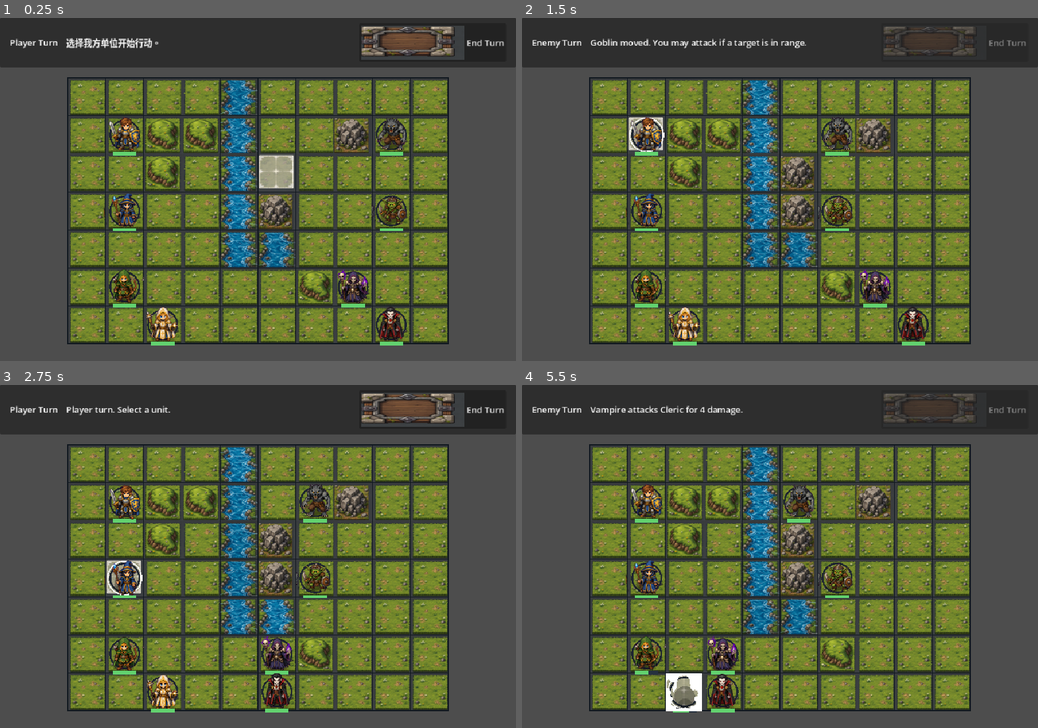
Above: before the commit, frames 1-4 (two rows, left to right).
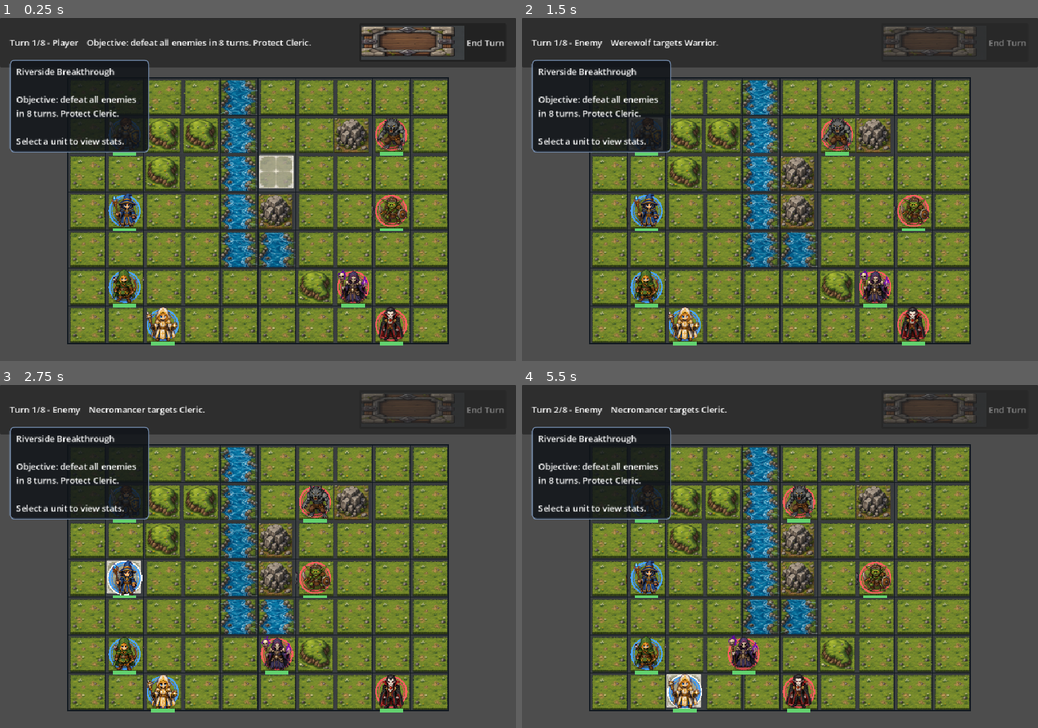
Above: after the commit, the same moments.

Repository: playmaker486/godotDemos
Game: Godot game, scene res://scenes/main.tscn
Two runs of this game, one before a commit and one after it. Both use one fixed random seed, a clock stepped at 60 frames per second and the inputs below.
Inputs (mouse positions are in pixels of both pictures, inside the frame that each line leads up to):
- Up to frame 1 (0.25 s): no input
- Up to frame 2 (1.5 s): click "End Turn" at 0.5 s; move the mouse to (645, 134) at 1.27 s; click (645, 134) at 1.42 s
- Up to frame 3 (2.75 s): move the mouse to (123, 577) at 2.02 s; click (123, 577) at 2.17 s
- Up to frame 4 (5.5 s): click (955, 409) at 2.75 s, where only the run before the commit has a clickable "End Turn"; click (965, 409) at 3.5 s, where only the run after the commit has a clickable "End Turn"; move the mouse to (645, 652) at 4.27 s; click (645, 652) at 4.42 s; move the mouse to (687, 690) at 5.02 s; click (687, 690) at 5.17 s

The runs differ from the first frame. In frame 1, 8.4% of the frame differs, in the area x 1-79%, y 5-95%; in frame 2, 9.1%; in frame 3, 10%; in frame 4, 11%, in the area x 1-72%, y 6-96%.

Commit message:
Expand battle UI and mission tracking

Diff:
--- a/scripts/game.gd
+++ b/scripts/game.gd
@@ -24,6 +24,19 @@
 const UI_TOP_RESERVED := 80.0
 const MIN_CAMERA_ZOOM := 0.65
 const MAX_CAMERA_ZOOM := 1.8
+const MAX_TURNS := 8
+const PROTECTED_UNIT_NAME := "Cleric"
+const LEVEL_NAME := "Riverside Breakthrough"
+const DEFAULT_UNIT_DATA := [
+	{"name": "Warrior", "team": "player", "grid_position": Vector2i(1, 1), "max_hp": 16, "attack_power": 5, "move_range": 3},
+	{"name": "Mage", "team": "player", "grid_position": Vector2i(1, 3), "max_hp": 9, "attack_power": 6, "move_range": 3, "attack_range": 2},
+	{"name": "Ranger", "team": "player", "grid_position": Vector2i(1, 5), "max_hp": 11, "attack_power": 4, "move_range": 4, "attack_range": 2},
+	{"name": "Cleric", "team": "player", "grid_position": Vector2i(2, 6), "max_hp": 12, "attack_power": 3, "move_range": 3},
+	{"name": "Werewolf", "team": "enemy", "grid_position": Vector2i(8, 1), "max_hp": 14, "attack_power": 5, "move_range": 4},
+	{"name": "Goblin", "team": "enemy", "grid_position": Vector2i(8, 3), "max_hp": 9, "attack_power": 3, "move_range": 3},
+	{"name": "Necromancer", "team": "enemy", "grid_position": Vector2i(7, 5), "max_hp": 10, "attack_power": 5, "move_range": 2, "attack_range": 2},
+	{"name": "Vampire", "team": "enemy", "grid_position": Vector2i(8, 6), "max_hp": 13, "attack_power": 4, "move_range": 3},
+]
 
 # 各职业技能参数。
 const SKILL_COOLDOWNS := {
@@ -64,6 +77,7 @@
 @onready var defend_button: Button = %DefendButton
 @onready var skill_button: Button = %SkillButton
 @onready var cancel_button: Button = %CancelButton
+@onready var ui_root: CanvasLayer = $UI
 
 # 负责显示战场的 2D 相机。
 # 窗口大小变化时会自动调整 zoom，让整张棋盘尽量完整显示。
@@ -71,6 +85,14 @@
 
 # 当前战斗阶段，默认从玩家回合开始。
 var phase := Phase.PLAYER_TURN
+var current_turn := 1
+var battle_result_reason := ""
+var defeated_unit_names: Array[String] = []
+var unit_info_panel: PanelContainer
+var unit_info_label: Label
+var result_panel: PanelContainer
+var result_label: Label
+var effect_root: Node2D
 
 # 当前被玩家选中的单位。没有选中任何单位时为 null。
 var selected_unit: BattleUnit
@@ -102,9 +124,13 @@
 	cancel_button.pressed.connect(_on_cancel_button_pressed)
 	get_viewport().size_changed.connect(_fit_camera_to_viewport)
 	_style_end_turn_button()
+	_build_battle_ui()
+	_build_effect_layer()
 	_spawn_default_units()
 	_show_info("选择我方单位开始行动。")
 	_update_ui()
+	_show_info(_mission_brief())
+	_show_unit_info(null)
 	_fit_camera_to_viewport.call_deferred()
 
 
@@ -133,18 +159,7 @@
 # 生成一组演示用单位。
 # 后续做关卡系统时，可以把这份数据改成从关卡资源、JSON 或 TileMap 标记里读取。
 func _spawn_default_units() -> void:
-	var unit_data := [
-		{"name": "Warrior", "team": "player", "grid_position": Vector2i(1, 1), "max_hp": 16, "attack_power": 5, "move_range": 3},
-		{"name": "Mage", "team": "player", "grid_position": Vector2i(1, 3), "max_hp": 9, "attack_power": 6, "move_range": 3, "attack_range": 2},
-		{"name": "Ranger", "team": "player", "grid_position": Vector2i(1, 5), "max_hp": 11, "attack_power": 4, "move_range": 4, "attack_range": 2},
-		{"name": "Cleric", "team": "player", "grid_position": Vector2i(2, 6), "max_hp": 12, "attack_power": 3, "move_range": 3},
-		{"name": "Werewolf", "team": "enemy", "grid_position": Vector2i(8, 1), "max_hp": 14, "attack_power": 5, "move_range": 4},
-		{"name": "Goblin", "team": "enemy", "grid_position": Vector2i(8, 3), "max_hp": 9, "attack_power": 3, "move_range": 3},
-		{"name": "Necromancer", "team": "enemy", "grid_position": Vector2i(7, 5), "max_hp": 10, "attack_power": 5, "move_range": 2, "attack_range": 2},
-		{"name": "Vampire", "team": "enemy", "grid_position": Vector2i(8, 6), "max_hp": 13, "attack_power": 4, "move_range": 3},
-	]
-
-	for data in unit_data:
+	for data in DEFAULT_UNIT_DATA:
 		var unit := UNIT_SCENE.instantiate() as BattleUnit
 		units_root.add_child(unit)
 		unit.setup(data, board.cell_size)
@@ -157,6 +172,69 @@
 func _style_end_turn_button() -> void:
 	end_turn_button.icon = END_TURN_BUTTON_TEXTURE
 	end_turn_button.custom_minimum_size = Vector2(170.0, 48.0)
+
+
+func _build_battle_ui() -> void:
+	unit_info_panel = PanelContainer.new()
+	unit_info_panel.name = "UnitInfoPanel"
+	unit_info_panel.custom_minimum_size = Vector2(260.0, 160.0)
+	unit_info_panel.offset_left = 18.0
+	unit_info_panel.offset_top = 78.0
+	unit_info_panel.offset_right = 278.0
+	unit_info_panel.offset_bottom = 238.0
+	var info_style := StyleBoxFlat.new()
+	info_style.bg_color = Color(0.06, 0.075, 0.095, 0.84)
+	info_style.border_color = Color(0.48, 0.58, 0.72, 0.92)
+	info_style.set_border_width_all(2)
+	info_style.set_corner_radius_all(8)
+	unit_info_panel.add_theme_stylebox_override("panel", info_style)
+	ui_root.add_child(unit_info_panel)
+
+	var info_margin := MarginContainer.new()
+	info_margin.add_theme_constant_override("margin_left", 10)
+	info_margin.add_theme_constant_override("margin_top", 8)
+	info_margin.add_theme_constant_override("margin_right", 10)
+	info_margin.add_theme_constant_override("margin_bottom", 8)
+	unit_info_panel.add_child(info_margin)
+
+	unit_info_label = Label.new()
+	unit_info_label.autowrap_mode = TextServer.AUTOWRAP_WORD_SMART
+	unit_info_label.text = ""
+	info_margin.add_child(unit_info_label)
+
+	result_panel = PanelContainer.new()
+	result_panel.name = "ResultPanel"
+	result_panel.visible = false
+	result_panel.custom_minimum_size = Vector2(420.0, 210.0)
+	result_panel.offset_left = 250.0
+	result_panel.offset_top = 180.0
+	result_panel.offset_right = 670.0
+	result_panel.offset_bottom = 390.0
+	var result_style := StyleBoxFlat.new()
+	result_style.bg_color = Color(0.04, 0.045, 0.055, 0.92)
+	result_style.border_color = Color(0.86, 0.68, 0.32, 1.0)
+	result_style.set_border_width_all(3)
+	result_style.set_corner_radius_all(8)
+	result_panel.add_theme_stylebox_override("panel", result_style)
+	ui_root.add_child(result_panel)
+
+	var result_margin := MarginContainer.new()
+	result_margin.add_theme_constant_override("margin_left", 18)
+	result_margin.add_theme_constant_override("margin_top", 14)
+	result_margin.add_theme_constant_override("margin_right", 18)
+	result_margin.add_theme_constant_override("margin_bottom", 14)
+	result_panel.add_child(result_margin)
+
+	result_label = Label.new()
+	result_label.autowrap_mode = TextServer.AUTOWRAP_WORD_SMART
+	result_label.text = ""
+	result_margin.add_child(result_label)
+
+
+func _build_effect_layer() -> void:
+	effect_root = Node2D.new()
+	effect_root.name = "EffectLayer"
+	board.add_child(effect_root)
 
 
 # 根据窗口大小调整相机缩放。
@@ -198,8 +276,17 @@
 		skill_button.disabled = false
 		skill_button.text = "技能"
 
+	if skill_key == "":
+		skill_button.text = "Skill"
+	elif unit.skill_cooldown_remaining > 0:
+		skill_button.text = "CD %d" % unit.skill_cooldown_remaining
+	else:
+		skill_button.text = skill_name
+
 	action_menu.visible = true
 	_position_action_menu(unit)
+	_show_info.call_deferred(_unit_summary(unit))
+	_show_unit_info(unit)
 
 
 # 把操作菜单放在单位附近，并限制在窗口范围内。
@@ -253,6 +340,7 @@
 		return
 	action_mode = ActionMode.SKILL
 	action_menu.visible = false
+	_show_info("%s: %s" % [_skill_name(selected_unit), _skill_preview_text(selected_unit)])
 	await _execute_skill(selected_unit)
 	_refresh_selection_after_action()
 
@@ -364,9 +452,11 @@
 	for target in targets:
 		await target.play_hit_animation()
 		var defeated := target.take_damage(damage)
+		_show_float_at_unit(target, "-%d" % target.last_damage_taken, Color("#ff6961"))
 		if defeated:
 			await target.play_defeat_animation()
 			await target.play_death_animation()
+			defeated_unit_names.append(target.unit_name)
 			units.erase(target)
 			target.queue_free()
 
@@ -376,7 +466,9 @@
 	var targets := _units_in_cells(cells, caster.team)
 	for target in targets:
 		var heal_amount := maxi(1, ceili(float(target.max_hp) / 3.0))
-		target.heal(heal_amount)
+		var healed := target.heal(heal_amount)
+		if healed > 0:
+			_show_float_at_unit(target, "+%d" % healed, Color("#6cff9a"))
 		await _play_heal_animation(target)
 
 
@@ -454,6 +546,7 @@
 
 # 防守特效。
 func _play_defend_animation(unit: BattleUnit) -> void:
+	_show_float_at_unit(unit, "Guard", Color("#85a9ff"))
 	var tween := create_tween()
 	tween.tween_property(unit.sprite, "modulate", Color(0.55, 0.72, 1.0, 1.0), 0.1)
 	tween.parallel().tween_property(unit.sprite, "scale", Vector2(0.92, 1.08), 0.1)
@@ -471,16 +564,20 @@
 	if unit.team == "player":
 		if unit.has_acted:
 			_show_info("%s has already acted." % unit.unit_name)
+			_show_unit_info(unit)
 			return
 		_select_unit(unit)
 		return
 
 	if selected_unit != null and action_mode == ActionMode.ATTACK and attackable_cells.has(unit.grid_position):
+		_show_info(_preview_attack_result(selected_unit, unit))
+		_show_unit_info(unit)
 		await _attack(selected_unit, unit)
 		_refresh_selection_after_action()
 		return
 
 	if unit.team == "enemy":
+		_show_unit_info(unit)
 		_inspect_enemy_movement(unit)
 
 
@@ -502,6 +599,7 @@
 # 这不会消耗行动，也不会选中敌人。
 func _inspect_enemy_movement(unit: BattleUnit) -> void:
 	_clear_selection()
+	_show_unit_info(unit)
 	reachable_cells = _find_reachable_cells(unit, false)
 	attackable_cells.clear()
 	board.set_highlights(reachable_cells, attackable_cells)
@@ -519,6 +617,7 @@
 	attackable_cells.clear()
 	board.clear_highlights()
 	action_menu.visible = false
+	_show_unit_info(null)
 
 
 # 单位移动或攻击后刷新选择状态。
@@ -538,35 +637,40 @@
 
 # 把单位移动到目标格子，并播放一个很短的 Tween 动画。
 # 参数 unit 是要移动的单位；target_cell 是目标格子坐标。
-func _move_unit(unit: BattleUnit, target_cell: Vector2i) -> void:
+func _move_unit(unit: BattleUnit, target_cell: Vector2i, show_player_prompt := true) -> void:
 	unit.grid_position = target_cell
 	unit.has_moved = true
 	unit.play_move_animation(0.18)
 	var tween := create_tween()
 	tween.tween_property(unit, "position", Vector2(target_cell) * board.cell_size + Vector2(board.cell_size, board.cell_size) * 0.5, 0.18).set_trans(Tween.TRANS_SINE)
 	await tween.finished
-	attackable_cells = _find_attack_cells(unit.grid_position, unit.attack_range, true)
-	board.set_highlights([], attackable_cells)
-	_show_info("%s moved. You may attack if a target is in range." % unit.unit_name)
+	if show_player_prompt:
+		attackable_cells = _find_attack_cells(unit.grid_position, unit.attack_range, true)
+		board.set_highlights([], attackable_cells)
+		_show_info("%s moved. %s" % [unit.unit_name, _attack_preview_text(unit)])
 
 
 # 执行一次普通攻击。
 # 参数 attacker 是攻击者；defender 是受击者。
 # 当前规则：攻击后攻击者本回合行动结束；目标血量为 0 时从战场移除。
-func _attack(attacker: BattleUnit, defender: BattleUnit) -> void:
+func _attack(attacker: BattleUnit, defender: BattleUnit) -> int:
 	await attacker.play_attack_animation(defender.position)
 	var defender_defeated := defender.take_damage(attacker.attack_power)
 	attacker.has_acted = true
+	var damage_dealt := defender.last_damage_taken
+	_show_float_at_unit(defender, "-%d" % damage_dealt, Color("#ff6961"))
 	_show_info("%s attacks %s for %d damage." % [attacker.unit_name, defender.unit_name, attacker.attack_power])
 
 	if defender_defeated:
 		await defender.play_hit_animation()
 		await defender.play_defeat_animation()
 		await defender.play_death_animation()
+		defeated_unit_names.append(defender.unit_name)
 		units.erase(defender)
 		defender.queue_free()
 	else:
 		await defender.play_hit_animation()
+	return damage_dealt
 
 
 # 玩家点击“End Turn”按钮时调用。
@@ -594,22 +698,26 @@
 		if phase != Phase.ENEMY_TURN:
 			return
 
-		var target := _nearest_unit(enemy.grid_position, "player")
+		var target := _choose_enemy_target(enemy)
 		if target == null:
 			break
+		_show_info("%s targets %s." % [enemy.unit_name, target.unit_name])
+		await get_tree().create_timer(0.2).timeout
 
 		if _distance(enemy.grid_position, target.grid_position) <= enemy.attack_range:
-			await _attack(enemy, target)
+			var damage := await _attack(enemy, target)
+			await _after_enemy_attack(enemy, damage)
 			_check_battle_end()
 			await get_tree().create_timer(0.25).timeout
 			continue
 
 		var next_cell := _best_enemy_move(enemy, target.grid_position)
 		if next_cell != enemy.grid_position:
-			await _move_unit(enemy, next_cell)
+			await _move_unit(enemy, next_cell, false)
 
 		if is_instance_valid(target) and _distance(enemy.grid_position, target.grid_position) <= enemy.attack_range:
-			await _attack(enemy, target)
+			var damage := await _attack(enemy, target)
+			await _after_enemy_attack(enemy, damage)
 
 		_check_battle_end()
 		await get_tree().create_timer(0.25).timeout
@@ -618,12 +726,20 @@
 # 开始新的玩家回合。
 # 重置所有玩家单位的移动和行动状态，然后刷新 UI。
 func _start_player_turn() -> void:
+	current_turn += 1
 	for unit in units:
 		if unit.team == "player":
 			unit.tick_skill_cooldown()
 			unit.reset_turn()
 	phase = Phase.PLAYER_TURN
-	_show_info("Player turn. Select a unit.")
+	if current_turn > MAX_TURNS:
+		phase = Phase.DEFEAT
+		battle_result_reason = "Turn limit exceeded."
+		_clear_selection()
+		_show_info(_battle_summary())
+		_show_result_panel()
+	else:
+		_show_info("Player turn. %s" % _mission_brief())
 	_update_ui()
 
 
@@ -635,12 +751,22 @@
 
 	if enemy_count == 0:
 		phase = Phase.VICTORY
+		battle_result_reason = "All enemies defeated."
 		_clear_selection()
-		_show_info("Victory! All enemies are defeated.")
+		_show_info(_battle_summary())
+		_show_result_panel()
 	elif player_count == 0:
 		phase = Phase.DEFEAT
+		battle_result_reason = "All player units are down."
 		_clear_selection()
-		_show_info("Defeat. All player units are down.")
+		_show_info(_battle_summary())
+		_show_result_panel()
+	elif not _protected_unit_alive():
+		phase = Phase.DEFEAT
+		battle_result_reason = "%s was defeated." % PROTECTED_UNIT_NAME
+		_clear_selection()
+		_show_info(_battle_summary())
+		_show_result_panel()
 
 	_update_ui()
 
@@ -701,15 +827,64 @@
 func _best_enemy_move(enemy: BattleUnit, target_cell: Vector2i) -> Vector2i:
 	var candidates := _find_reachable_cells(enemy)
 	var best_cell := enemy.grid_position
-	var best_distance := _distance(enemy.grid_position, target_cell)
+	var best_score := 9999
+	var desired_range := enemy.attack_range
 
 	for cell in candidates:
 		var distance := _distance(cell, target_cell)
-		if distance < best_distance:
-			best_distance = distance
+		var score := absi(distance - desired_range)
+		if distance > enemy.attack_range:
+			score += distance
+		if enemy.unit_name.to_lower() == "necromancer" and distance <= 1:
+			score += 6
+		if score < best_score:
+			best_score = score
 			best_cell = cell
 
 	return best_cell
+
+
+func _choose_enemy_target(enemy: BattleUnit) -> BattleUnit:
+	var candidates: Array[BattleUnit] = []
+	for unit in units:
+		if unit.team == "player":
+			candidates.append(unit)
+	if candidates.is_empty():
+		return null
+
+	var enemy_key := enemy.unit_name.to_lower()
+	var best_target: BattleUnit = null
+	var best_score := 999999.0
+	for candidate in candidates:
+		var distance := float(_distance(enemy.grid_position, candidate.grid_position))
+		var hp_ratio := float(candidate.hp) / float(candidate.max_hp)
+		var score := distance * 10.0 + hp_ratio * 20.0
+		match enemy_key:
+			"goblin":
+				score = float(candidate.hp) * 4.0 + distance
+				if distance <= float(enemy.attack_range):
+					score -= 20.0
+			"werewolf":
+				score = distance * 7.0 + hp_ratio * 28.0
+			"necromancer":
+				score = distance * 6.0 + hp_ratio * 12.0
+				if candidate.unit_name == "Cleric" or candidate.unit_name == "Mage":
+					score -= 25.0
+			"vampire":
+				score = distance * 8.0 - float(candidate.hp)
+		if best_target == null or score < best_score:
+			best_target = candidate
+			best_score = score
+	return best_target
+
+
+func _after_enemy_attack(enemy: BattleUnit, damage_dealt: int) -> void:
+	if enemy.unit_name.to_lower() != "vampire" or damage_dealt <= 0 or not is_instance_valid(enemy):
+		return
+	var healed := enemy.heal(maxi(1, ceili(float(damage_dealt) * 0.5)))
+	if healed > 0:
+		_show_float_at_unit(enemy, "+%d" % healed, Color("#d274ff"))
+		await _play_heal_animation(enemy)
 
 
 # 查找距离 from_cell 最近的某个阵营单位。
@@ -747,14 +922,54 @@
 	info_label.text = text
 
 
+func _show_unit_info(unit: BattleUnit) -> void:
+	if unit_info_label == null:
+		return
+	if unit == null or not is_instance_valid(unit):
+		unit_info_label.text = "%s\n\n%s\n\nSelect a unit to view stats." % [LEVEL_NAME, _mission_brief()]
+		return
+	var skill_line := _skill_preview_text(unit) if _skill_key(unit) != "" else "No skill"
+	unit_info_label.text = "%s\n%s\n\nHP: %d / %d\nATK: %d   MOV: %d   RNG: %d\nStatus: %s\nSkill: %s" % [
+		"ALLY" if unit.team == "player" else "ENEMY",
+		unit.unit_name,
+		unit.hp,
+		unit.max_hp,
+		unit.attack_power,
+		unit.move_range,
+		unit.attack_range,
+		_unit_status(unit),
+		skill_line,
+	]
+
+
+func _show_result_panel() -> void:
+	if result_panel == null or result_label == null:
+		return
+	result_panel.visible = true
+	result_label.text = "%s\n\n%s\n\nGrade: %s\nTurns: %d / %d\nSurvivors: %d\nDefeated: %s" % [
+		"VICTORY" if phase == Phase.VICTORY else "DEFEAT",
+		battle_result_reason,
+		_result_grade(),
+		current_turn,
+		MAX_TURNS,
+		units.filter(func(unit: BattleUnit) -> bool: return unit.team == "player").size(),
+		"none" if defeated_unit_names.is_empty() else ", ".join(defeated_unit_names),
+	]
+
+
+func _hide_result_panel() -> void:
+	if result_panel != null:
+		result_panel.visible = false
+
+
 # 根据当前 phase 刷新回合文字和结束回合按钮状态。
 func _update_ui() -> void:
 	match phase:
 		Phase.PLAYER_TURN:
-			turn_label.text = "Player Turn"
+			turn_label.text = "Turn %d/%d - Player" % [current_turn, MAX_TURNS]
 			end_turn_button.disabled = false
 		Phase.ENEMY_TURN:
-			turn_label.text = "Enemy Turn"
+			turn_label.text = "Turn %d/%d - Enemy" % [current_turn, MAX_TURNS]
 			end_turn_button.disabled = true
 		Phase.VICTORY:
 			turn_label.text = "Victory"
@@ -762,3 +977,128 @@
 		Phase.DEFEAT:
 			turn_label.text = "Defeat"
 			end_turn_button.disabled = true
+
+
+func _mission_brief() -> String:
+	return "Objective: defeat all enemies in %d turns. Protect %s." % [MAX_TURNS, PROTECTED_UNIT_NAME]
+
+
+func _unit_summary(unit: BattleUnit) -> String:
+	var team_name := "Ally" if unit.team == "player" else "Enemy"
+	var skill_text := _skill_name(unit) if _skill_key(unit) != "" else "No skill"
+	return "%s %s | HP %d/%d | ATK %d | MOV %d | RNG %d | %s | %s" % [
+		team_name,
+		unit.unit_name,
+		unit.hp,
+		unit.max_hp,
+		unit.attack_power,
+		unit.move_range,
+		unit.attack_range,
+		skill_text,
+		_unit_status(unit),
+	]
+
+
+func _preview_attack_result(attacker: BattleUnit, defender: BattleUnit) -> String:
+	var damage := _preview_damage(attacker, defender)
+	var remaining := maxi(0, defender.hp - damage)
+	var kill_text := " Kill confirmed." if remaining == 0 else ""
+	return "%s -> %s | %d damage | HP %d -> %d.%s" % [
+		attacker.unit_name,
+		defender.unit_name,
+		damage,
+		defender.hp,
+		remaining,
+		kill_text,
+	]
+
+
+func _preview_damage(attacker: BattleUnit, defender: BattleUnit) -> int:
+	var damage := attacker.attack_power
+	if defender.is_defending:
+		damage = ceili(float(damage) * 0.5)
+	return maxi(1, damage)
+
+
+func _unit_status(unit: BattleUnit) -> String:
+	if unit.hp <= 0:
+		return "Down"
+	if unit.is_defending:
+		return "Guarding"
+	if unit.has_acted:
+		return "Acted"
+	if unit.has_moved:
+		return "Moved"
+	if unit.skill_cooldown_remaining > 0:
+		return "CD %d" % unit.skill_cooldown_remaining
+	return "Ready"
+
+
+func _attack_preview_text(unit: BattleUnit) -> String:
+	return "Damage %d, range %d. Choose a red target." % [unit.attack_power, unit.attack_range]
+
+
+func _skill_preview_text(unit: BattleUnit) -> String:
+	var key := _skill_key(unit)
+	match key:
+		"warrior":
+			return "3x3 sweep, %d damage, CD %d." % [maxi(1, roundi(float(unit.attack_power) * 1.2)), _skill_cooldown(unit)]
+		"mage":
+			return "front area, %d damage, CD %d." % [maxi(1, roundi(float(unit.attack_power) * 1.5)), _skill_cooldown(unit)]
+		"ranger":
+			return "line shot, %d damage, CD %d." % [maxi(1, roundi(float(unit.attack_power) * 1.2)), _skill_cooldown(unit)]
+		"cleric":
+			return "heal allies in 3x3, CD %d." % _skill_cooldown(unit)
+	return "No skill."
+
+
+func _protected_unit_alive() -> bool:
+	for unit in units:
+		if unit.team == "player" and unit.unit_name == PROTECTED_UNIT_NAME and unit.hp > 0:
+			return true
+	return false
+
+
+func _battle_summary() -> String:
+	var surviving_players := units.filter(func(unit: BattleUnit) -> bool: return unit.team == "player").size()
+	var defeated_text := "none" if defeated_unit_names.is_empty() else ", ".join(defeated_unit_names)
+	return "%s | Turns %d/%d | Survivors %d | Defeated: %s" % [
+		battle_result_reason,
+		current_turn,
+		MAX_TURNS,
+		surviving_players,
+		defeated_text,
+	]
+
+
+func _result_grade() -> String:
+	if phase != Phase.VICTORY:
+		return "C"
+	var player_losses := 0
+	for name in defeated_unit_names:
+		for data in DEFAULT_UNIT_DATA:
+			if String(data.get("name", "")) == name and String(data.get("team", "")) == "player":
+				player_losses += 1
+	if current_turn <= 6 and player_losses == 0:
+		return "S"
+	if player_losses == 0:
+		return "A"
+	return "B"
+
+
+func _show_float_at_unit(unit: BattleUnit, text: String, color: Color) -> void:
+	if not is_instance_valid(unit):
+		return
+	var label := Label.new()
+	label.text = text
+	label.modulate = color
+	label.position = unit.position + Vector2(-18.0, -44.0)
+	label.add_theme_font_size_override("font_size", 18)
+	if effect_root != null:
+		effect_root.add_child(label)
+	else:
+		board.add_child(label)
+	var tween := create_tween()
+	tween.tween_property(label, "position", label.position + Vector2(0.0, -24.0), 0.55)
+	tween.parallel().tween_property(label, "modulate", Color(color.r, color.g, color.b, 0.0), 0.55)
+	tween.tween_callback(Callable(label, "queue_free"))
--- a/scripts/unit.gd
+++ b/scripts/unit.gd
@@ -42,6 +42,7 @@
 # 当前生命值。
 # setup() 会把它初始化为 max_hp。
 var hp := max_hp
+var last_damage_taken := 0
 
 # 本回合是否已经移动过。
 # 用来防止单位在同一回合无限移动。
@@ -116,6 +117,7 @@
 	if is_defending:
 		final_amount = ceili(float(amount) * 0.5)
 		is_defending = false
+	last_damage_taken = final_amount
 	hp = max(hp - final_amount, 0)
 	queue_redraw()
 	return hp == 0
@@ -291,21 +293,32 @@
 # 现在角色本体已经改为 Sprite2D，这里只保留选中圈、悬停圈和血条。
 func _draw() -> void:
 	var radius := cell_size * 0.32
-	var ring_color := Color("#f4e38b") if is_selected else Color("#1f2630")
+	var team_color := Color("#4aa3ff") if team == "player" else Color("#ff5f5f")
+	var ring_color := Color("#f4e38b") if is_selected else team_color
 	if has_acted:
 		ring_color = ring_color.darkened(0.35)
 
 	draw_circle(Vector2(0.0, 8.0), radius * 0.85, Color(0.0, 0.0, 0.0, 0.28))
-	draw_arc(Vector2.ZERO, radius + 4.0, 0.0, TAU, 48, ring_color, 3.0)
+	draw_arc(Vector2.ZERO, radius + 1.0, 0.0, TAU, 48, team_color.darkened(0.15), 2.0)
+	draw_arc(Vector2.ZERO, radius + 5.0, 0.0, TAU, 48, ring_color, 3.0)
 
 	if is_hovered:
 		draw_arc(Vector2.ZERO, radius + 8.0, 0.0, TAU, 48, Color.WHITE, 2.0)
+	if is_defending:
+		draw_arc(Vector2.ZERO, radius + 11.0, 0.0, TAU, 48, Color("#85a9ff"), 2.0)
+	if has_acted:
+		draw_circle(Vector2.ZERO, radius * 0.72, Color(0.08, 0.09, 0.11, 0.34))
 
 	var hp_ratio := float(hp) / float(max_hp)
 	var bar_width := cell_size * 0.62
 	var bar_pos := Vector2(-bar_width * 0.5, radius + 8.0)
+	var hp_color := Color("#62d26f")
+	if hp_ratio <= 0.35:
+		hp_color = Color("#ef5c56")
+	elif hp_ratio <= 0.65:
+		hp_color = Color("#e7c95a")
 	draw_rect(Rect2(bar_pos, Vector2(bar_width, 6.0)), Color("#26313f"))
-	draw_rect(Rect2(bar_pos, Vector2(bar_width * hp_ratio, 6.0)), Color("#62d26f"))
+	draw_rect(Rect2(bar_pos, Vector2(bar_width * hp_ratio, 6.0)), hp_color)
 
 
 # Area2D 接收到鼠标事件时调用。
Not shown, changed: README.md
Not shown, added: docs/ai_agent_roles.md
